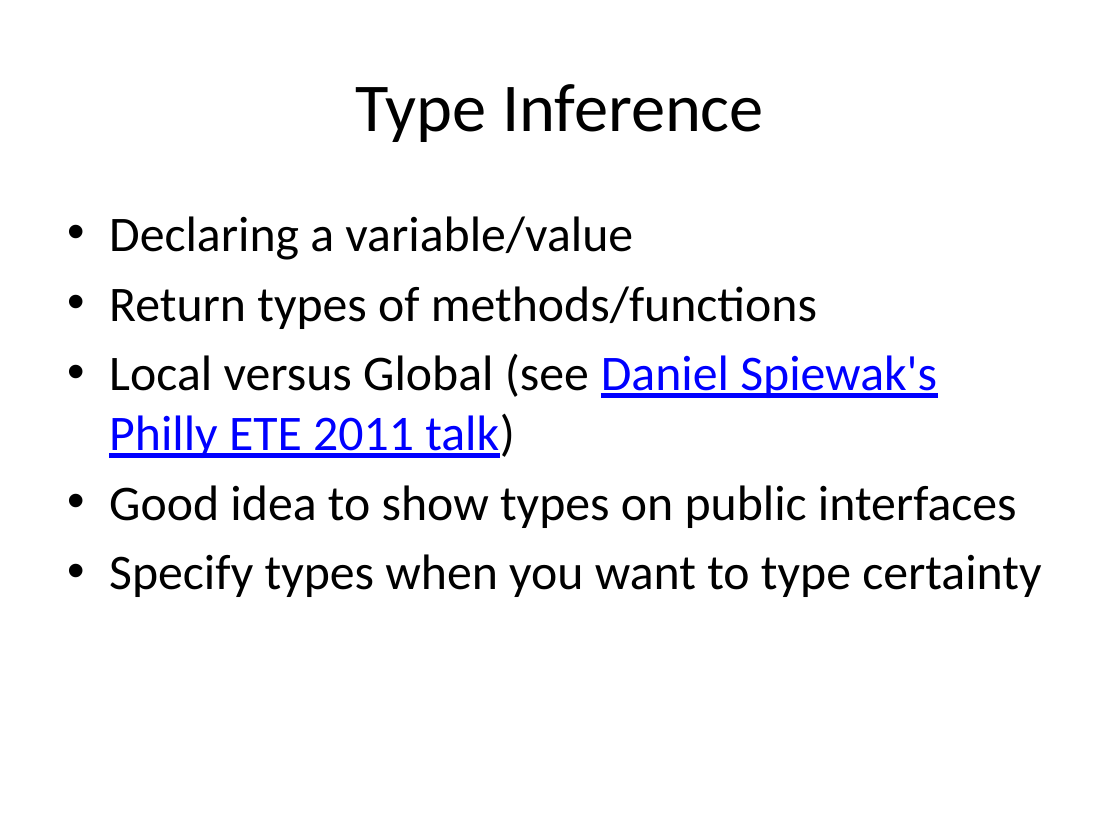
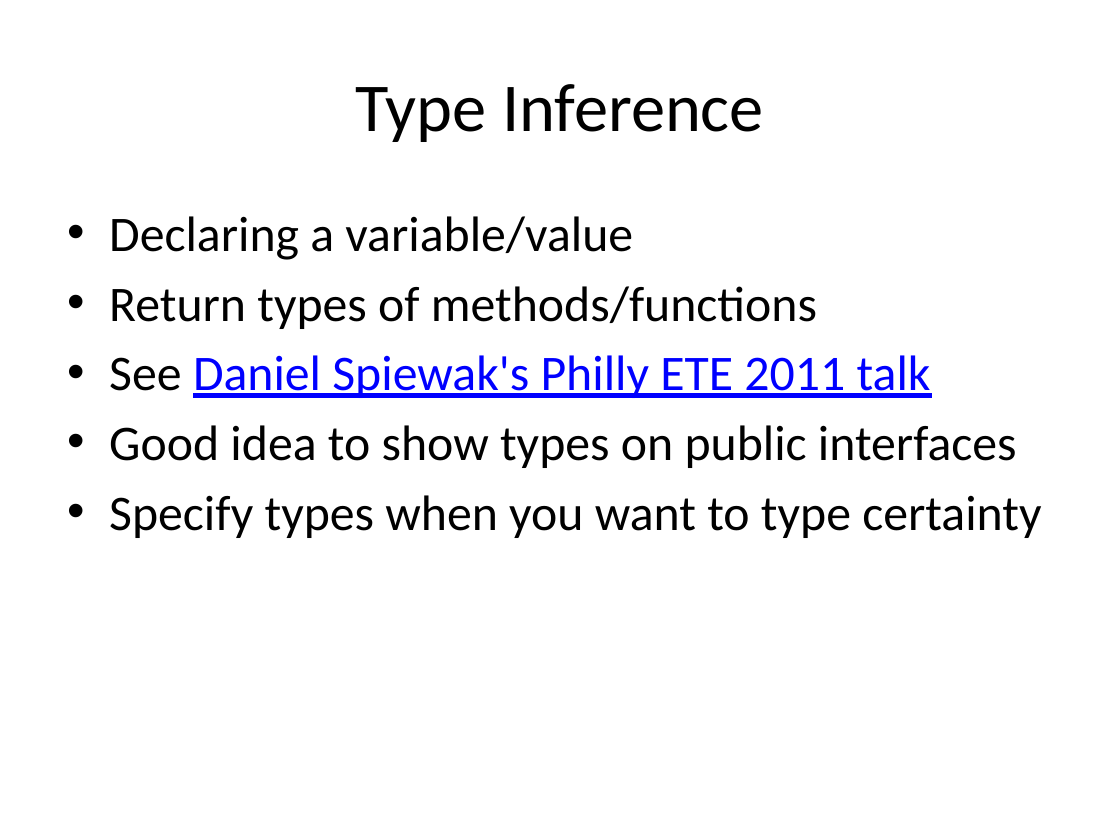
Before and after one commit to strangeloop/strangeloop2012, a slide deck: slide 38 of slides/taxonomy-of-scala.pptx (slide 27 before the commit). Drawn at 1120x840 pixels with LibreOffice and Linux fonts; fonts in the diff are those of the drawing; background and template pictures are left out. Boxes give left, top, right and bottom in pixels: in the first picture for what was removed or moved away, otherwise in the second. Text is boxed around its words. In the diff, an @@ line names an element or a change of style, - is before the commit and + after.

```diff
--- a/slides/taxonomy-of-scala.pptx
+++ b/slides/taxonomy-of-scala.pptx
@@ text at (109, 355, 931, 398): text changed @@
-• Local versus Global (see Daniel Spiewak's Philly ETE 2011 talk)
+• See Daniel Spiewak's Philly ETE 2011 talk
```
Also in this commit, not shown: 5 other slides changed, 2 slides removed.
